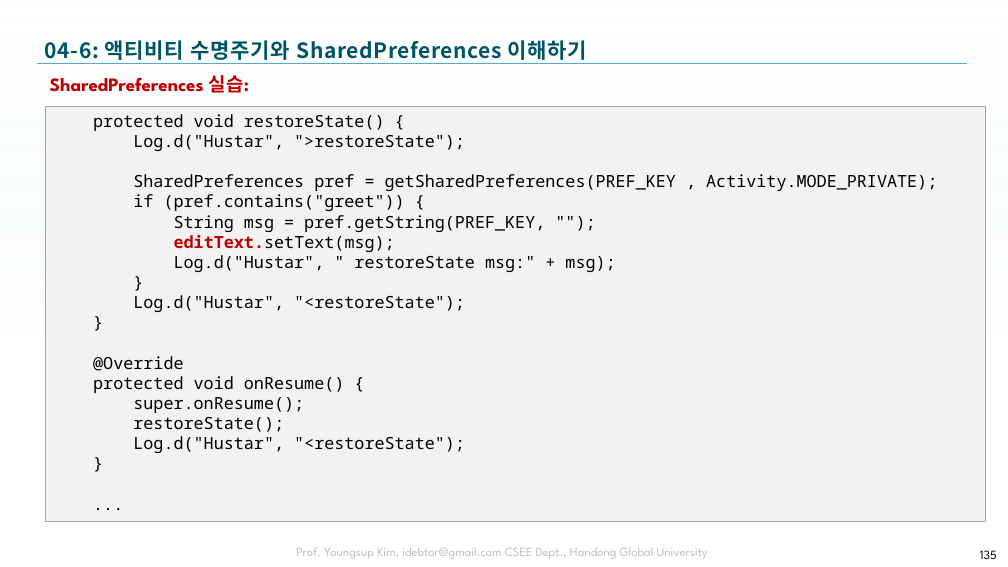
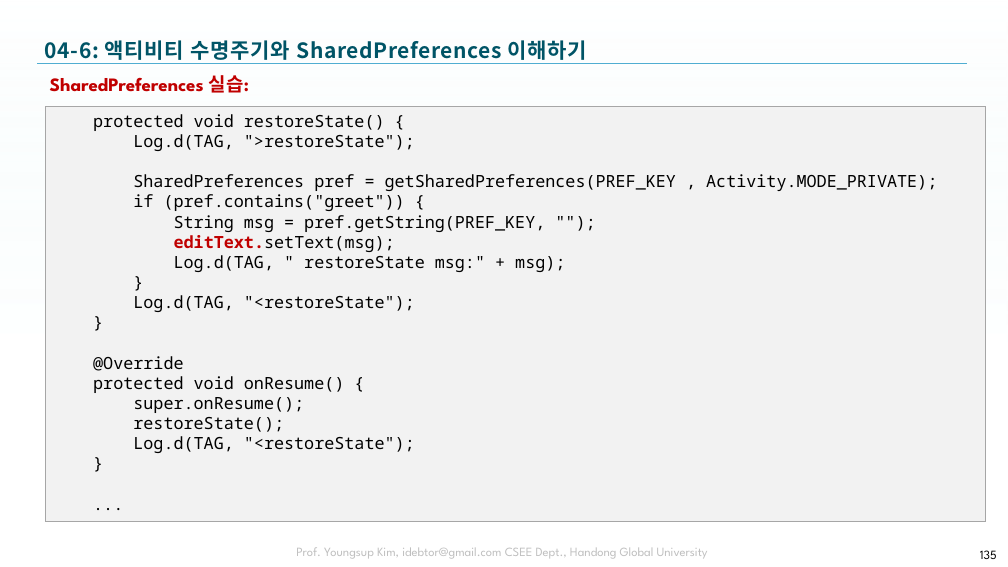
Before and after one commit to tae7841/HuStarAS, a slide deck: slide 135 of ppts/04Activity.pptx. Drawn at 1008x567 pixels with LibreOffice and Linux fonts; fonts in the diff are those of the drawing; background and template pictures are left out. Boxes give left, top, right and bottom in pixels: in the first picture for what was removed or moved away, otherwise in the second. Text is boxed around its words. In the diff, an @@ line names an element or a change of style, - is before the commit and + after.

```diff
--- a/ppts/04Activity.pptx
+++ b/ppts/04Activity.pptx
@@ text in rectangle at bbox=[133, 134, 415, 151]: text changed @@
-Log.d("Hustar", ">restoreState");
+Log.d(TAG, ">restoreState");
@@ text in rectangle at bbox=[174, 255, 565, 272]: text changed @@
-Log.d("Hustar", " restoreState msg:" + msg);
+Log.d(TAG, " restoreState msg:" + msg);
@@ text in rectangle at bbox=[133, 295, 415, 312]: text changed @@
-Log.d("Hustar", "<restoreState");
+Log.d(TAG, "<restoreState");
@@ text in rectangle at bbox=[133, 436, 415, 453]: text changed @@
-Log.d("Hustar", "<restoreState");
+Log.d(TAG, "<restoreState");
```
Also in this commit, not shown: 3 other slides changed.
